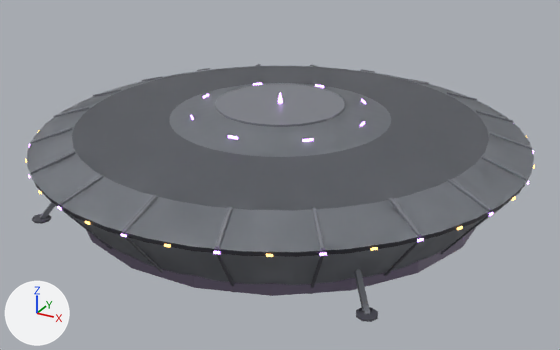
The glTF model assets/models/ufo_g_harvester.glb: old version first, new version second.
Rendered twice from a 50 mm camera at (17.7, -32.2, 17.0) aimed at (0.4, -0.7, 1.2). Lighting does not change. The marker at lower left points along +X, +Y and +Z. The first picture is the older version. Objects named as collision shapes, trigger or cutter boxes, shadow casters or lower levels of detail are left out. Vertices at exactly the same position are counted once.

Before the edit, the objects in view are built like this:
```python
mat_ufoamber = principled_material('UfoAmber')
mat_ufoamber.base_color = (1.0, 0.55, 0.15)  # orange #ffc46c
mat_ufoamber.roughness = 0.9
mat_ufoamber.emission_color = (1.0, 0.55, 0.15)  # orange #ffc46c
mat_ufoamber.emission_strength = 3.0
mat_ufodark = principled_material('UfoDark')
mat_ufodark.base_color = (0.08, 0.08, 0.1)  # dark grey #505059
mat_ufohull = principled_material('UfoHull')
mat_ufohull.base_color = (0.32, 0.34, 0.38)  # grey #999ea6
mat_ufohull.roughness = 0.35
mat_uforib = principled_material('UfoRib')
mat_uforib.base_color = (0.2, 0.21, 0.24)  # grey #7c7e86
mat_uforib.roughness = 0.4
me_hull = bpy.data.meshes.new('Hull')
me_hull.from_pydata(...)  # 2844 vertices, 4890 faces; spans x -12.3..12.3, y -12.3..12.3, z 0.0..5.3
me_hull.materials.append(mat_ufohull)  # grey #999ea6
me_hull.materials.append(mat_ufodark)  # dark grey #505059
me_hull.materials.append(mat_uforib)  # grey #7c7e86
me_hull.materials.append(mat_ufoglow)  # purple #cb95ff, glowing purple #cb95ff
me_hull.materials.append(mat_ufoamber)  # orange #ffc46c, glowing orange #ffc46c
me_hull.materials.append(mat_ufofloorm)  # dark grey #5d5965
me_hull.materials.append(mat_ufowall)  # greyish purple #6f657c
me_hull.materials.append(mat_ufocore)  # green #a0ffb3, glowing green #a0ffb3
me_hull.materials.append(mat_ufoscreen)  # cyan #7cf3da, glowing cyan #82ffe4
me_hull.materials.append(mat_ufoflesh)  # pink #a07681
me_hull.materials.append(mat_ufotank)  # green #7ccbaa, glowing green #6fb899
ob_hull = bpy.data.objects.new('Hull', me_hull)
ob_hull.location = (0.0, 0.0, 0.0)
```
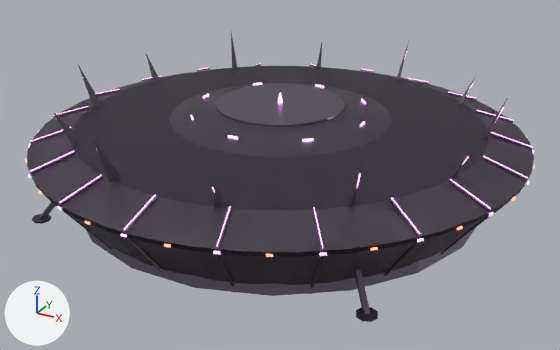
Changed parts and their boxes [x1, y1, x2, y2] in the pictures (560 x 350 px):
'Hull', surface changed, recoloured, reshaped (darker, 12% taller)
    before: [25, 64, 535, 322]
    after: [25, 33, 535, 322]
part 1 of me_hull, added
    after: [30, 151, 74, 172]
part 2 of me_hull, added
    after: [60, 174, 102, 203]
part 3 of me_hull, added
    after: [124, 194, 156, 230]
part 4 of me_hull, added
    after: [217, 206, 231, 246]
part 5 of me_hull, added
    after: [314, 208, 323, 248]
part 6 of me_hull, added
    after: [391, 198, 420, 234]
part 7 of me_hull, added
    after: [450, 179, 491, 209]
part 8 of me_hull, added
    after: [483, 156, 528, 178]
part 9 of me_hull, added
    after: [53, 33, 508, 209]

What the commit changed:
In material 'UfoDark' (mat_ufodark), metallic goes from 0.0 to 0.6.
Material 'UfoHull' (mat_ufohull) changes colour from grey #999ea6 to grey #7c7381; in linear values from (0.32, 0.34, 0.38) to (0.2, 0.17, 0.22).
In material 'UfoHull' (mat_ufohull), metallic goes from 0.0 to 0.7.
Material 'UfoRib' (mat_uforib) changes colour from grey #7c7e86 to dark grey #655d6c; in linear values from (0.2, 0.21, 0.24) to (0.13, 0.11, 0.15).
In material 'UfoRib' (mat_uforib), metallic goes from 0.0 to 0.7.
In material 'UfoAmber' (mat_ufoamber), emission_color goes from (1.0, 0.55, 0.15) (orange #ffc46c) to (1.0, 0.15, 0.08) (red #ff6c50).
me_hull is used by ob_hull; location (0.0, 0.0, 0.0).
me_hull had 2844 vertices, 4890 faces and spanned x -12.3..12.3, y -12.3..12.3, z 0.0..5.3.
me_hull now has 3160 vertices, 5346 faces and spans x -12.3..12.3, y -12.3..12.3, z 0.0..6.1.
me_hull part 1: the loose piece of 8 vertices spanning x -7.2..-5.9, y -9.9..-8.2, z 3.2..3.9 is copied, and the copy is moved by (0.0, 0.0, 0.1), in mat_ufoglow (purple #ed89ff, glowing purple #ed89ff); it spans x -7.2..-6.0, y -9.9..-8.3, z 3.3..4.0.
me_hull part 2: the loose piece of 8 vertices spanning x -3.8..-3.1, y -11.6..-9.7, z 3.2..3.9 is copied, and the copy is moved by (0.0, 0.0, 0.1), in mat_ufoglow (purple #ed89ff, glowing purple #ed89ff); it spans x -3.8..-3.1, y -11.7..-9.7, z 3.3..4.0.
me_hull part 3: the loose piece of 8 vertices spanning x -0.1..0.1, y -12.2..-10.2, z 3.2..3.9 is copied, and the copy is moved by (0.0, 0.0, 0.1), in mat_ufoglow (purple #ed89ff, glowing purple #ed89ff); it spans x 0.0, y -12.2..-10.2, z 3.3..4.0.
me_hull part 4: the loose piece of 8 vertices spanning x 3.1..3.8, y -11.6..-9.7, z 3.2..3.9 is copied, and the copy is moved by (0.0, 0.0, 0.1), in mat_ufoglow (purple #ed89ff, glowing purple #ed89ff); it spans x 3.1..3.8, y -11.7..-9.7, z 3.3..4.0.
me_hull part 5: the loose piece of 8 vertices spanning x 5.9..7.2, y -9.9..-8.2, z 3.2..3.9 is copied, and the copy is moved by (0.0, 0.0, 0.1), in mat_ufoglow (purple #ed89ff, glowing purple #ed89ff); it spans x 6.0..7.2, y -9.9..-8.3, z 3.3..4.0.
me_hull part 6: the loose piece of 8 vertices spanning x 8.2..9.9, y -7.2..-5.9, z 3.2..3.9 is copied, and the copy is moved by (0.0, 0.0, 0.1), in mat_ufoglow (purple #ed89ff, glowing purple #ed89ff); it spans x 8.3..9.9, y -7.2..-6.0, z 3.3..4.0.
me_hull part 7: the loose piece of 8 vertices spanning x 9.7..11.6, y -3.8..-3.1, z 3.2..3.9 is copied, and the copy is moved by (0.0, 0.0, 0.1), in mat_ufoglow (purple #ed89ff, glowing purple #ed89ff); it spans x 9.7..11.7, y -3.8..-3.1, z 3.3..4.0.
me_hull part 8: the loose piece of 8 vertices spanning x 10.2..12.2, y -0.1..0.1, z 3.2..3.9 is copied, and the copy is moved by (0.0, 0.0, 0.1), in mat_ufoglow (purple #ed89ff, glowing purple #ed89ff); it spans x 10.2..12.2, y 0.0, z 3.3..4.0.
me_hull part 9: 76 vertices added at x -10.5..10.5, y -10.5..11.7, z 3.3..6.1.
Other edits to the shape of me_hull do not show in these pictures.
